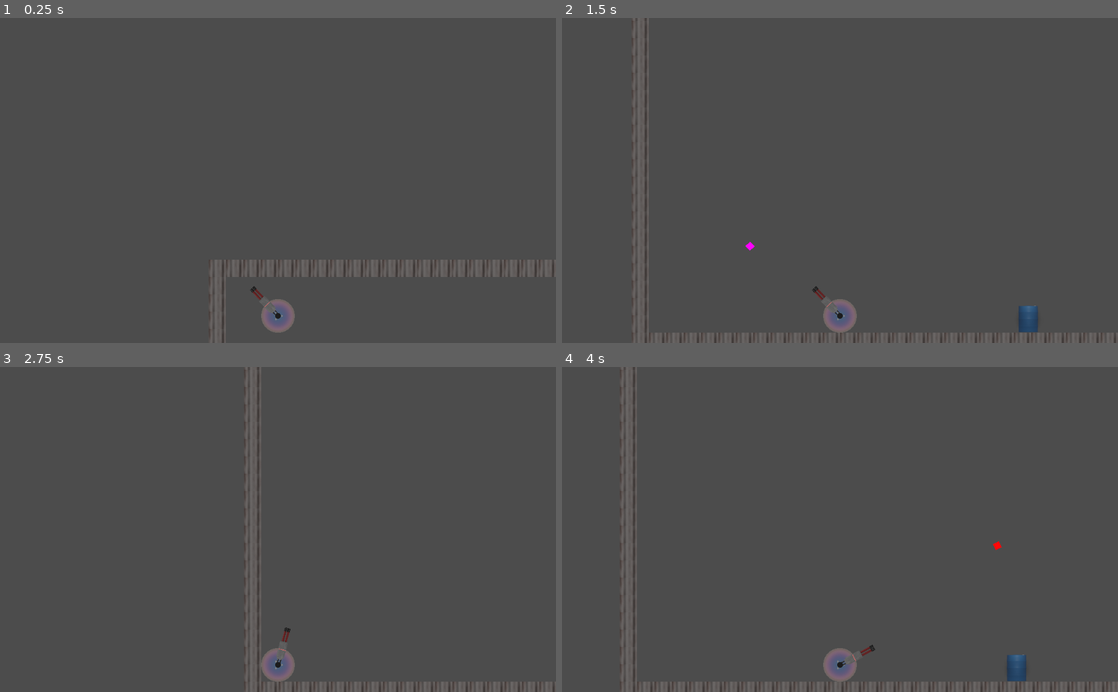
Above: before the commit, frames 1-4 (two rows, left to right).
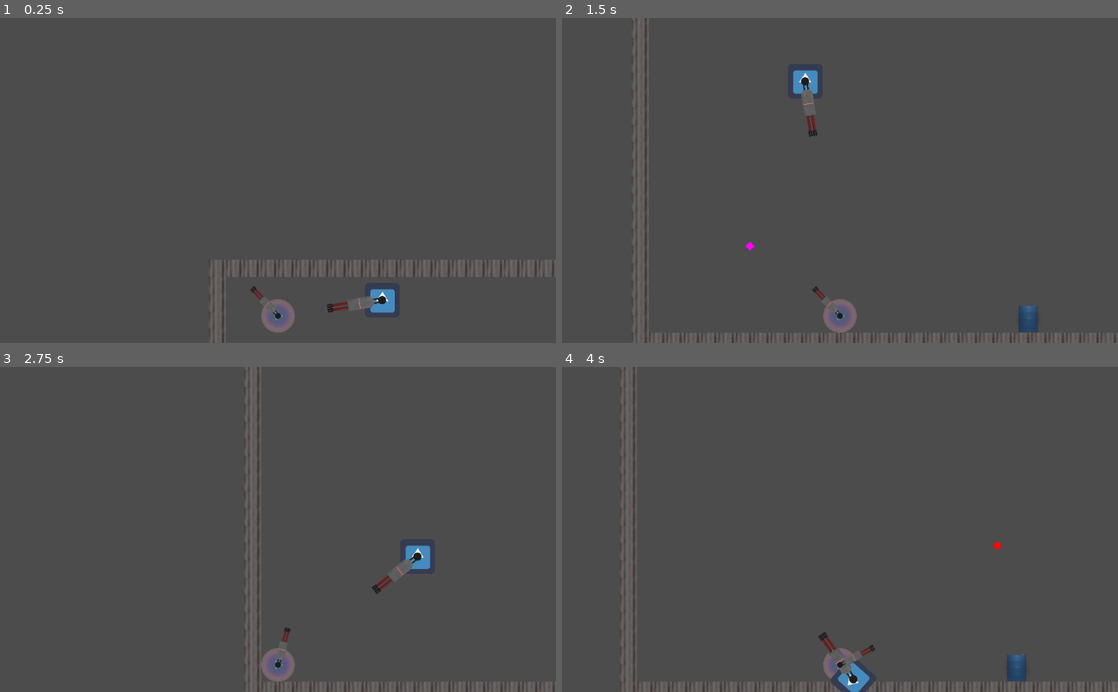
Above: after the commit, the same moments.

Repository: Mewtastic/4-bullet-gun
Game: Godot game, scene res://Scenes/Level one.tscn
Same seed, same stepped clock (60 frames per second), same inputs: the game is played once before the commit and once after it. Before the commit the project has no main scene; this scene is started directly in both runs. The engine's default icon, where the game draws it, is replaced by a stand-in: a white triangle on a blue panel in a dark square.
Inputs (mouse positions are in pixels of both pictures, inside the frame that each line leads up to):
- Up to frame 1 (0.25 s): no input
- Up to frame 2 (1.5 s): move the mouse to (962, 164) at 0.52 s; hold D (right) from 0.53 s (still down); click (962, 164) at 0.6 s; move the mouse to (728, 196) at 1.27 s; click (728, 196) at 1.35 s
- Up to frame 3 (2.75 s): move the mouse to (333, 458) at 2.02 s; release D (right) at 2.03 s; hold A (left) from 2.03 s (still down); click (333, 458) at 2.1 s
- Up to frame 4 (4 s): move the mouse to (812, 594) at 2.77 s; release A (left) at 2.78 s; hold D (right) from 2.78 s (still down); click (812, 594) at 2.85 s; move the mouse to (1006, 578) at 3.52 s; click (1006, 578) at 3.6 s

The runs differ from the first frame. In frame 1, 0.4% of the frame differs, in the area x 58-71%, y 83-91%; in frame 2, 0.4%; in frame 3, 0.4%; in frame 4, 0.6%, in the area x 46-57%, y 81-100%.

Commit message:
Added semi-working enemy

Diff:
--- a/Scenes/Level one.tscn
+++ b/Scenes/Level one.tscn
@@ -1,9 +1,14 @@
-[gd_scene load_steps=5 format=2]
+[gd_scene load_steps=9 format=2]
 
 [ext_resource path="res://Assets/Instances/Player.tscn" type="PackedScene" id=1]
 [ext_resource path="res://Assets/Instances/Gun.tscn" type="PackedScene" id=2]
 [ext_resource path="res://Assets/Instances/Barrel.tscn" type="PackedScene" id=3]
 [ext_resource path="res://Assets/Instances/World.tscn" type="PackedScene" id=4]
+[ext_resource path="res://Assets/Sprites/icon.png" type="Texture" id=5]
+[ext_resource path="res://Assets/Sprites/gun.png" type="Texture" id=6]
+[ext_resource path="res://Scripts/enemy_gun.gd" type="Script" id=7]
+
+[sub_resource type="CircleShape2D" id=1]
 
 [node name="Level one" type="Node2D"]
 
@@ -18,3 +23,29 @@
 [node name="World" parent="." instance=ExtResource( 4 )]
 collision_bounce = 0.0
 tile_data = PoolIntArray( -65540, 0, 0, -65539, 0, 0, -65538, 0, 0, -65537, 0, 0, -131072, 0, 0, -131071, 0, 0, -131070 …(1360 unchanged characters)…
+
+[node name="Enemy" type="RigidBody2D" parent="."]
+position = Vector2( 192, 8 )
+collision_layer = 8
+collision_mask = 5
+__meta__ = {
+"_edit_group_": true
+}
+
+[node name="CollisionShape2D" type="CollisionShape2D" parent="Enemy"]
+shape = SubResource( 1 )
+
+[node name="Sprite" type="Sprite" parent="Enemy"]
+texture = ExtResource( 5 )
+
+[node name="Enemy gun" type="Node2D" parent="."]
+position = Vector2( 334, 23 )
+script = ExtResource( 7 )
+__meta__ = {
+"_edit_group_": true
+}
+
+[node name="Sprite" type="Sprite" parent="Enemy gun"]
+scale = Vector2( 0.145018, 0.145018 )
+texture = ExtResource( 6 )
+offset = Vector2( 320, 0 )
--- a/Scripts/Bullet.gd
+++ b/Scripts/Bullet.gd
@@ -10,7 +10,7 @@
 var velocity = Vector2()
 var bullet_type = null
 
-func start(pos, dir, type):
+func start(pos, dir, type, enemy=false):
 	rotation = dir
 	position = pos
 	bullet_type = type
--- /dev/null
+++ b/Scripts/enemy_gun.gd
@@ -0,0 +1,31 @@
+extends Node2D
+
+
+# Declare member variables here. Examples:
+# var a = 2
+# var b = "text"
+var Bullet = preload("res://Assets/Instances/Bullet.tscn")
+var fire_rate = 30  # Number of frames between shots
+var fire_timer = fire_rate
+
+# Called when the node enters the scene tree for the first time.
+func _ready():
+	pass # Replace with function body.
+
+#func get_input():
+#	look_at($Player)
+
+# Called every frame. 'delta' is the elapsed time since the previous frame.
+func _process(delta):
+	fire_timer += 1
+	fire_timer = min(fire_rate, fire_timer)
+	var player = get_parent().get_node("Player")
+	if sqrt(pow(player.global_position.x - global_position.x, 2) + (pow(player.global_position.y - global_position.y, 2))) < 500:
+		look_at(player.global_position)
+		if(fire_timer == fire_rate):
+			var b = Bullet.instance()
+			b.start(global_position, rotation, int(2), true)
+			get_parent().add_child(b)
+			fire_timer = 0
+
+	global_position = get_parent().get_node("Enemy").global_position
--- a/project.godot
+++ b/project.godot
@@ -16,6 +16,7 @@
 [application]
 
 config/name="4 -bullet-gun"
+run/main_scene="res://Scenes/Level one.tscn"
 boot_splash/image="res://Assets/Sprites/SplashScreen.png"
 boot_splash/bg_color=Color( 0, 0, 0, 1 )
 config/icon="res://Assets/Sprites/icon.png"
Not shown, added: .gitignore
